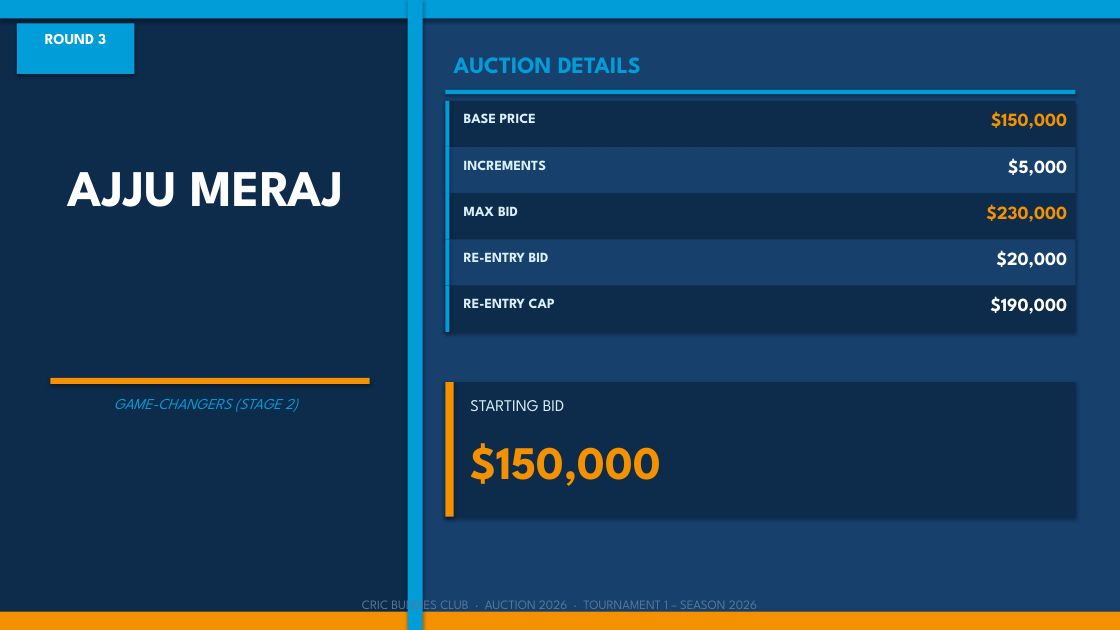
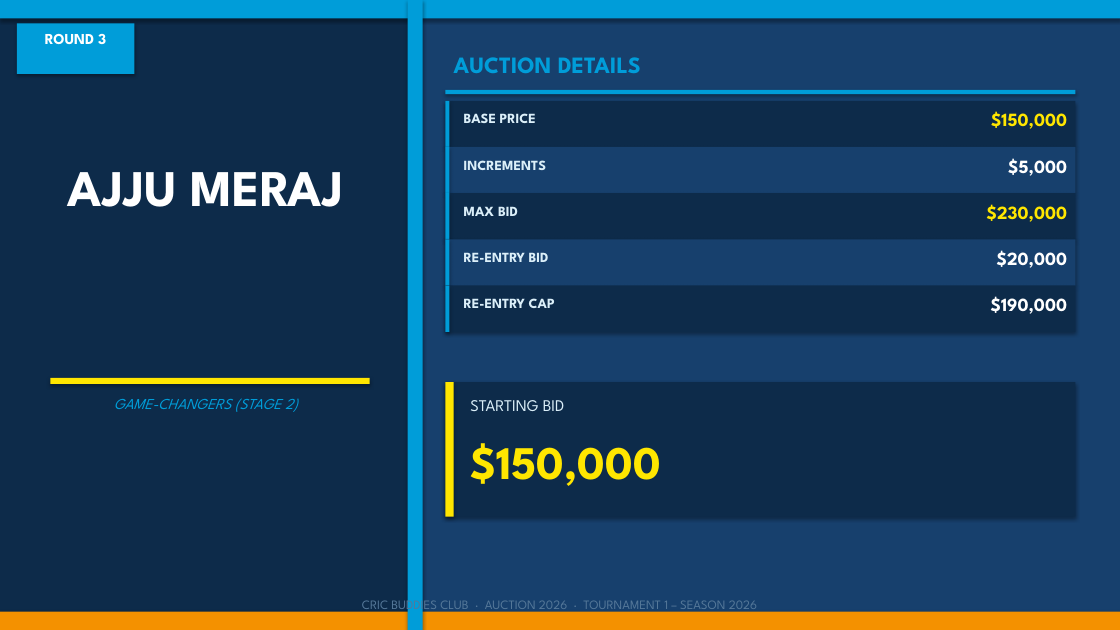
Before and after one commit to minhajz/cbc-storage, a slide deck: slide 13 of cbc-auction-2026.pptx. Drawn at 1120x630 pixels with LibreOffice and Linux fonts; fonts in the diff are those of the drawing. Boxes give left, top, right and bottom in pixels: in the first picture for what was removed or moved away, otherwise in the second. Text is boxed around its words. In the diff, an @@ line names an element or a change of style, - is before the commit and + after.

```diff
--- a/cbc-auction-2026.pptx
+++ b/cbc-auction-2026.pptx
@@ rectangle at bbox=[50, 378, 370, 384]: fill #F49100 to #FFE600 @@
@@ rectangle at bbox=[445, 382, 454, 517]: fill #F49100 to #FFE600 @@
@@ text colour #F49100 to #FFE600 in 3 elements at bbox=[991, 111, 1067, 129], bbox=[987, 204, 1068, 222], bbox=[470, 443, 661, 486] @@
```
Also in this commit, not shown: 55 other slides changed.
